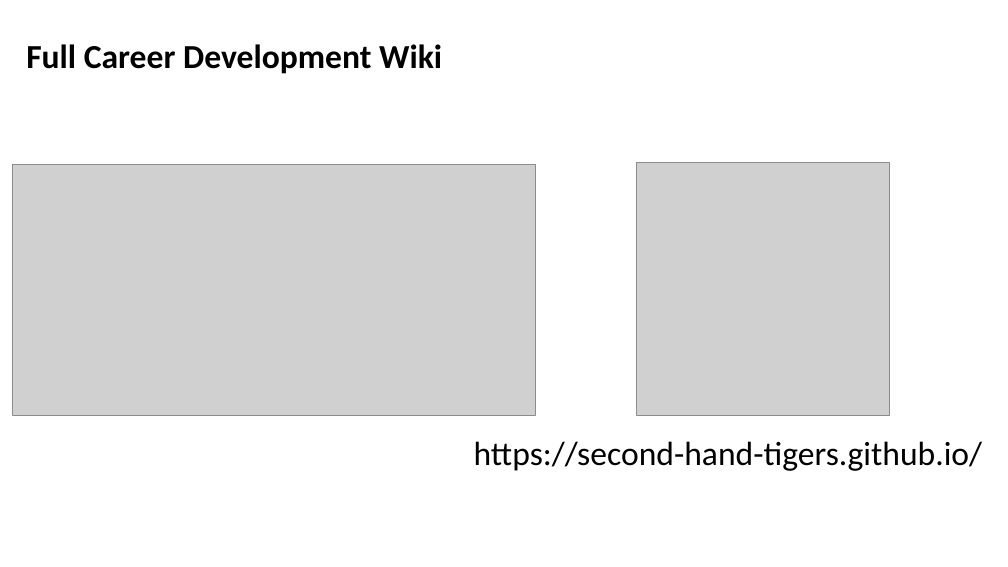
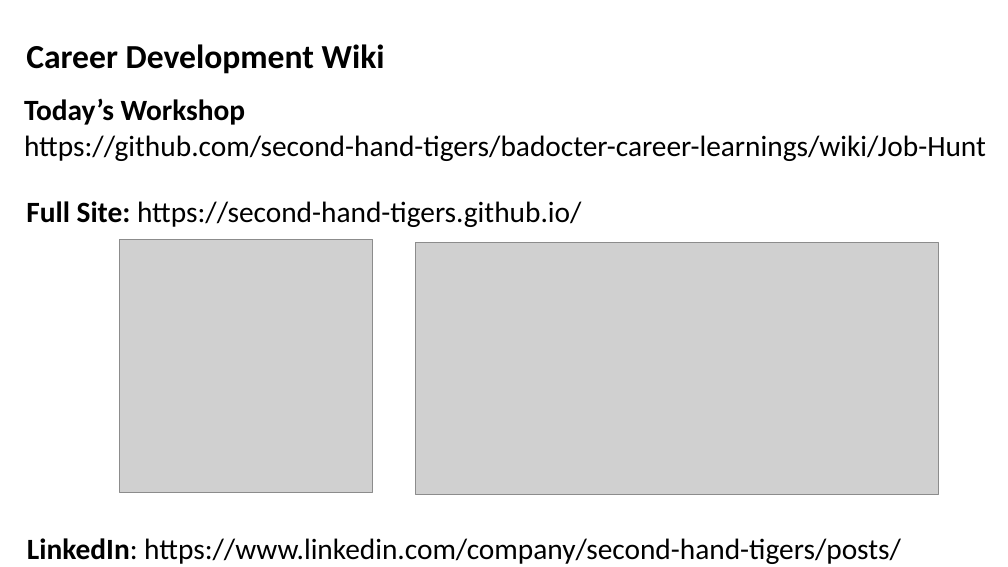
Before and after one commit to second-hand-tigers/badocter-career-learnings, a slide deck: slide 17 of slides/job-hunt-workshop/Job-Hunt-Workshop.pptx. Drawn at 1008x567 pixels with LibreOffice and Linux fonts; fonts in the diff are those of the drawing; grey boxes stand for pictures. Boxes give left, top, right and bottom in pixels: in the first picture for what was removed or moved away, otherwise in the second. Text is boxed around its words. In the diff, an @@ line names an element or a change of style, - is before the commit and + after.

```diff
--- a/slides/job-hunt-workshop/Job-Hunt-Workshop.pptx
+++ b/slides/job-hunt-workshop/Job-Hunt-Workshop.pptx
@@ text at [26, 44, 385, 74]: text changed @@
-Full Career Development Wiki
+Career Development Wiki
@@ text added at [24, 99, 986, 161], 28 pt, text #000000 @@
+Today’s Workshop
+https://github.com/second-hand-tigers/badocter-career-learnings/wiki/Job-Hunt
@@ text at [26, 201, 581, 227]: text changed; size 32 to 28 pt @@
-https://second-hand-tigers.github.io/
+Full Site: https://second-hand-tigers.github.io/
@@ picture: place and size @@
-picture at [637, 163, 890, 416]
+picture at [119, 240, 373, 493]
@@ picture: place and size @@
-picture at [13, 164, 535, 416]
+picture at [416, 243, 938, 495]
@@ text added at [27, 538, 901, 564], 28 pt, text #000000 @@
+LinkedIn: https://www.linkedin.com/company/second-hand-tigers/posts/
```
Also in this commit, not shown: 1 other file.
